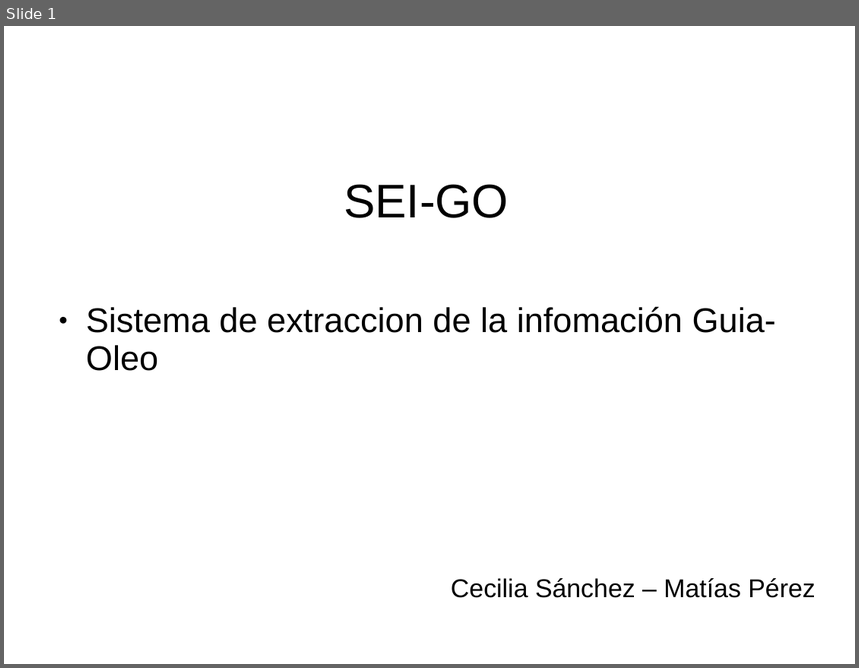
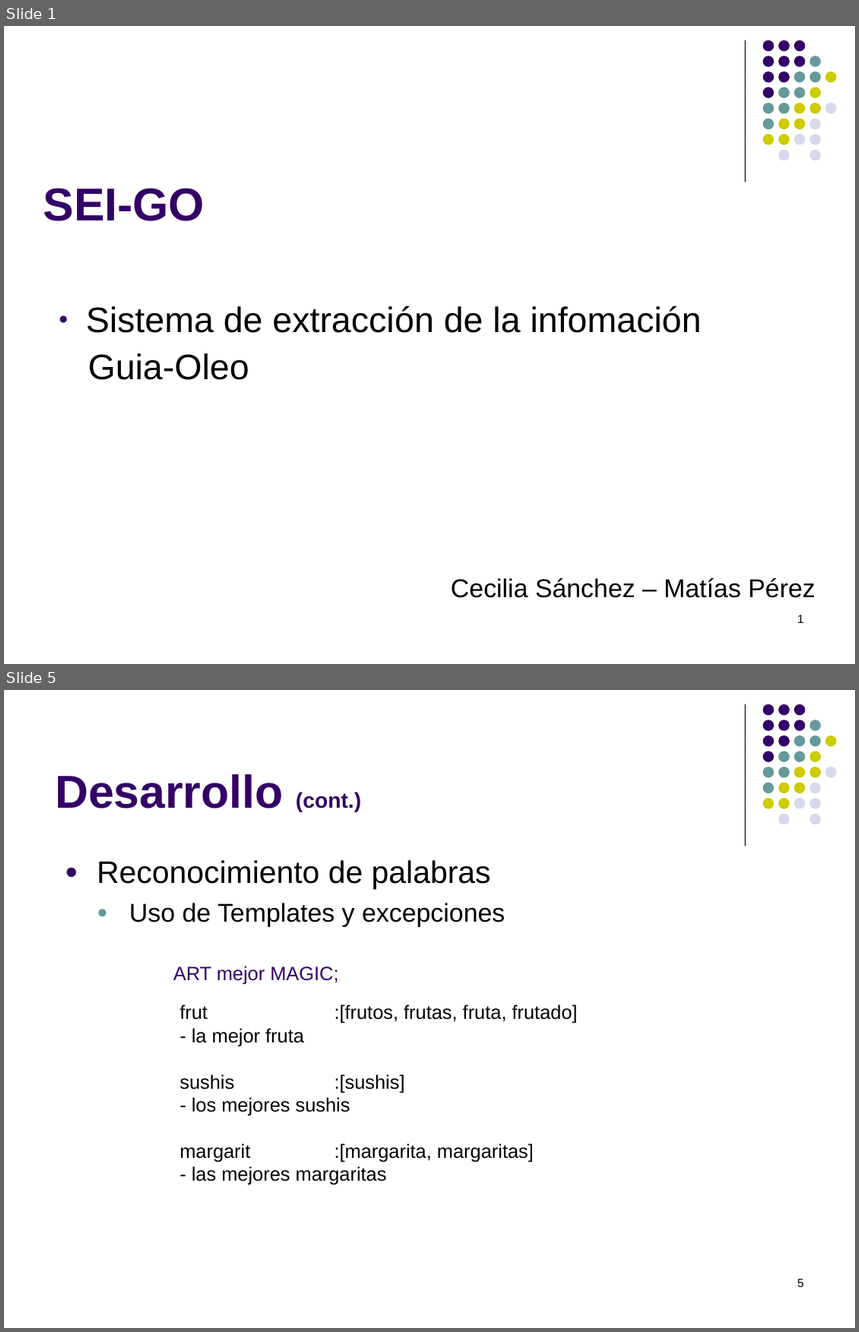
Before and after one commit to Maturuleco/ia2010primercuat, a slide deck: Presentacion/presentacion_final.ppt. Shown one above the other, each under a label of ours: slide 1 before the commit, slides 1 and 5 after it; the slides between them are not shown. The pictures are 859x668 and 859x1332 pixels, drawn with LibreOffice and Linux fonts; fonts in the diff are those of the drawing. Boxes give left, top, right and bottom in pixels: in the first picture for what was removed or moved away, otherwise in the second. Text is boxed around its words. In the diff, an @@ line names an element or a change of style, - is before the commit and + after.

Commit message:
cambios de vista y algunos comentarios mas de ejemplo, desarrollo tambien cambio

```diff
--- a/Presentacion/presentacion_final.ppt
+++ b/Presentacion/presentacion_final.ppt
@@ slide 5 added at [4, 690, 855, 1328], background #FFFFFF; not listed: 32 template elements that a slide beside it also shows @@
@@ title added at [55, 774, 361, 812], 43 pt, text #330066, bold @@
+Desarrollo (cont.)
@@ text added at [97, 860, 505, 927], 24 pt, text #000000 @@
+● Reconocimiento de palabras
+  ● Uso de Templates y excepciones
@@ text added at [173, 966, 338, 985], 18 pt, text #330066 @@
+ART mejor MAGIC;
@@ text added at [180, 1005, 578, 1186], 18 pt, text #000000 @@
+frut :[frutos, frutas, fruta, frutado]
+- la mejor fruta
+sushis :[sushis]
+- los mejores sushis
+margarit :[margarita, margaritas]
+- las mejores margaritas
@@ page number added at [797, 1279, 804, 1287], 11 pt, text #000000 @@
+5
@@ slide 1 changed as well @@
@@ line added from (746, 40) to (746, 182), #000000 0.74 pt @@
@@ title "SEI-GO" at [44, 188, 205, 221]: size 44 to 43 pt, text colour #000000 to #330066, bold on; alignment centre to left; line spacing 0.93 to 1 @@
@@ group added at [763, 40, 837, 161]: 31 ellipses @@
@@ text at [86, 306, 702, 380]: text changed; size 32 to 33 pt @@
-● Sistema de extraccion de la infomación Guia-Oleo
+● Sistema de extracción de la infomación
+Guia-Oleo
@@ page number added at [797, 615, 804, 623], 11 pt, text #000000 @@
+1
```
Also in this commit, not shown: 1 other slide changed, 11 other slides added, 3 slides removed.
